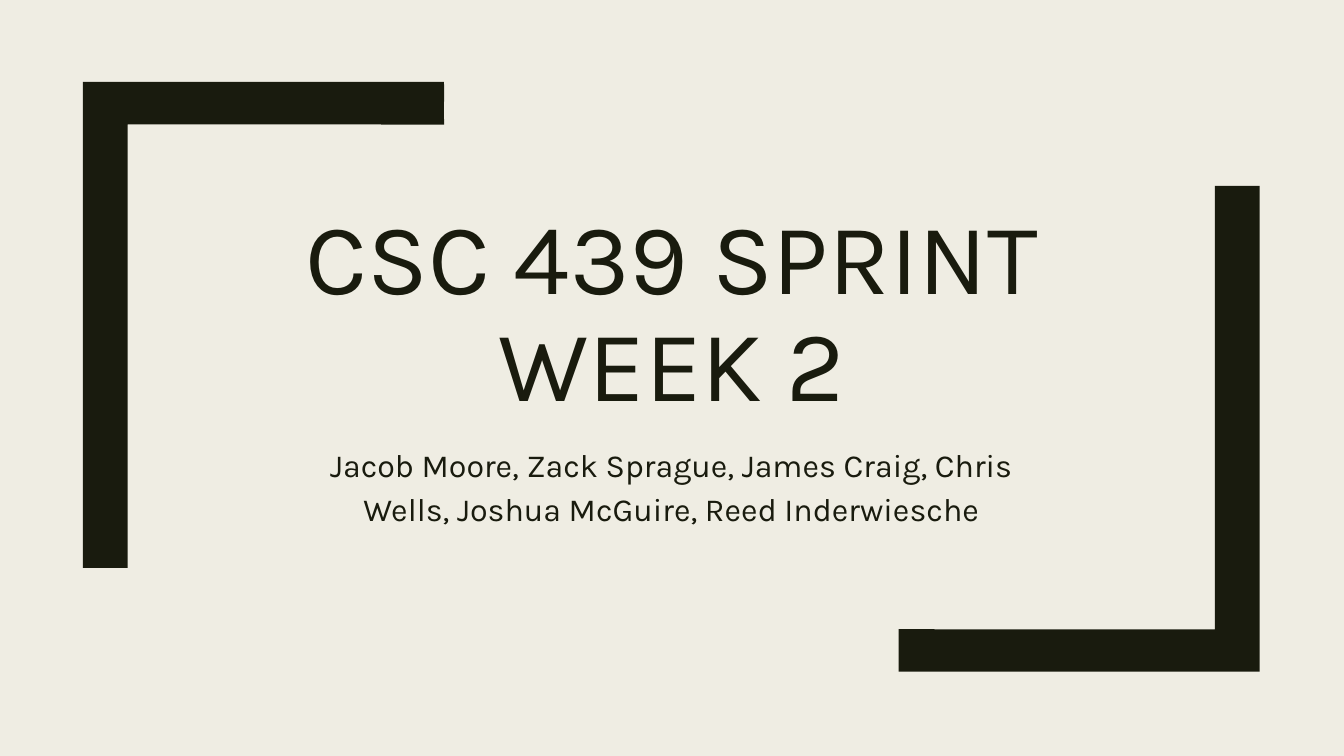
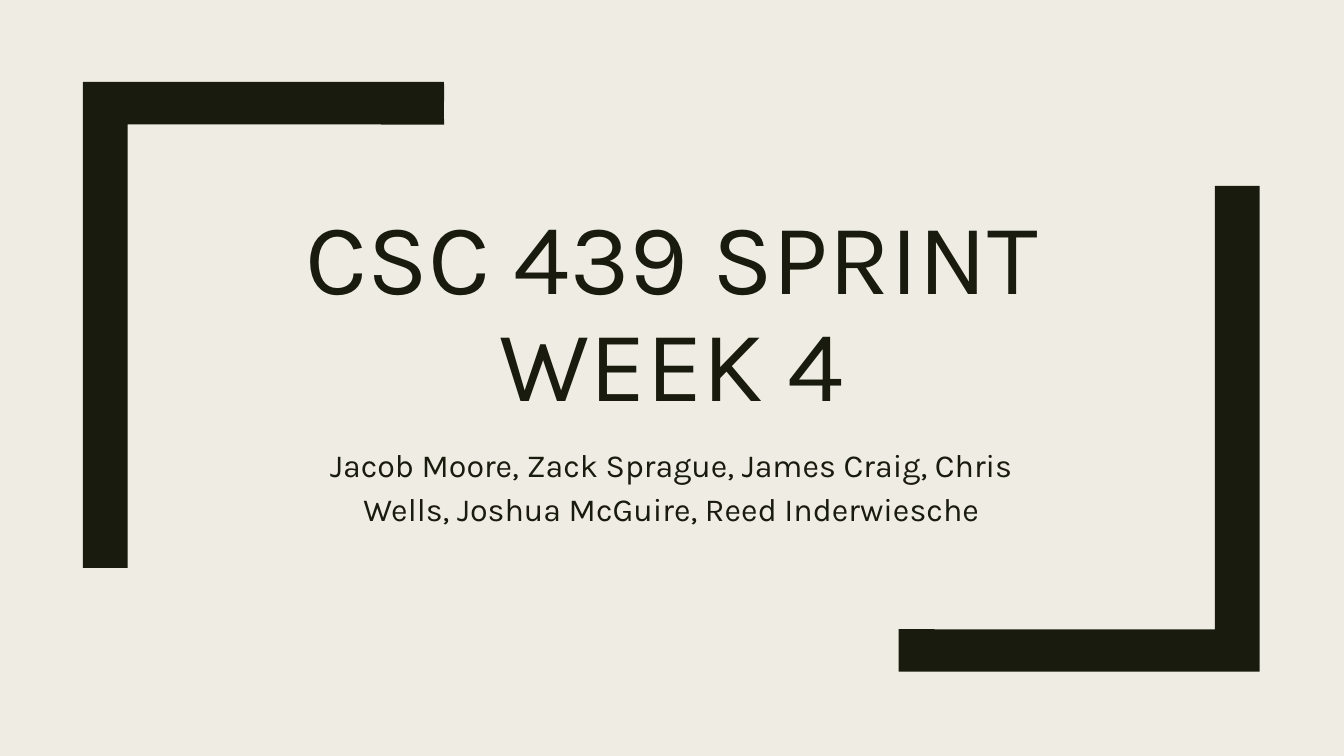
Before and after one commit to Jake25k/CSC439, a slide deck: slide 1 of PowerPoint Slides/CSC 439 Sprint Week 4.pptx. Drawn at 1344x756 pixels with LibreOffice and Linux fonts; fonts in the diff are those of the drawing. Boxes give left, top, right and bottom in pixels: in the first picture for what was removed or moved away, otherwise in the second. Text is boxed around its words. In the diff, an @@ line names an element or a change of style, - is before the commit and + after.

```diff
--- a/PowerPoint Slides/CSC 439 Sprint Week 4.pptx
+++ b/PowerPoint Slides/CSC 439 Sprint Week 4.pptx
@@ title at box(306, 229, 1038, 401): text changed @@
-CSC 439 SPRINT WEEK 2
+CSC 439 SPRINT WEEK 4
```
